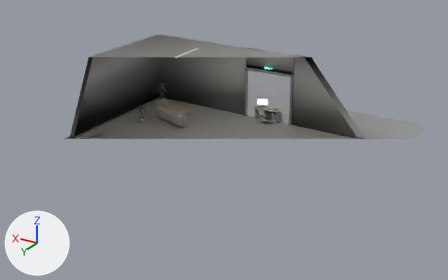
The glTF model public/portal-art/office-lite.glb as it was, and as the next commit left it.
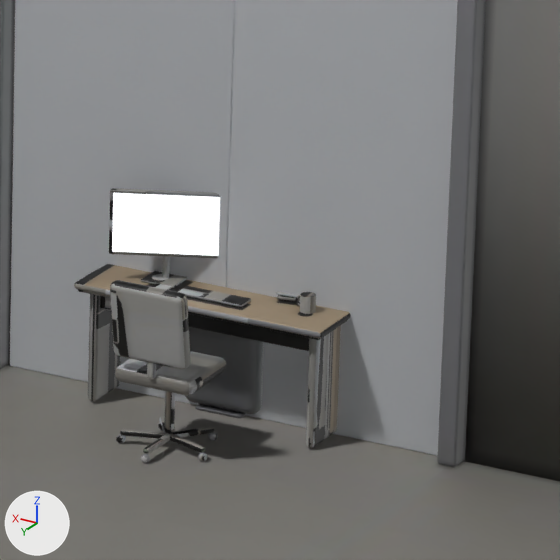
Old and new are each drawn from a camera (50 mm lens) standing at (-15.72, 31.34, 13.67) and looking at (1.81, 2.13, -0.94) and again close up on the part from 55% to 67% of the width and 29% to 48% of the height. Lighting does not change. The marker at lower left points along +X, +Y and +Z. The older version's two pictures come first. Everything nearer to the camera than a plane just in front of the edit is cut away. Where no turn or scale is listed for an object, it has been applied to the vertices. Vertices at exactly the same position are counted once.

The first close-up shows 'desk', 'desk_screen', 'device', 'door_l', 'door_r', 'room'.
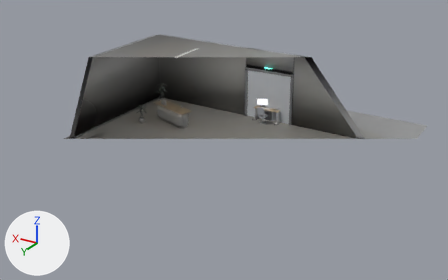
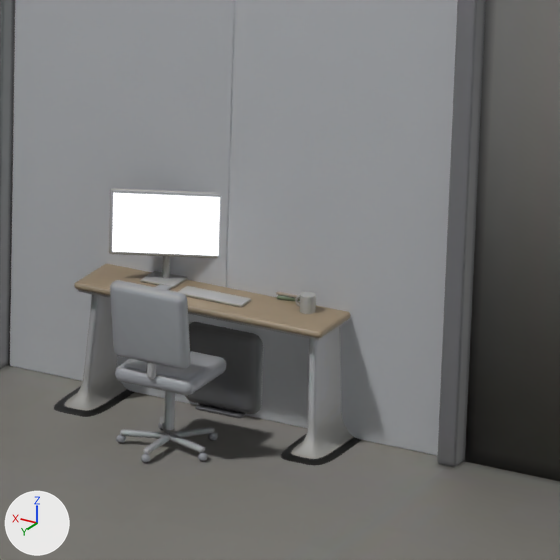
Where the newer file only moved an object's origin or applied its transform, the numbers keep the older frame.

Patch to the scene script:
```diff
--- a/public/portal-art/office-lite.glb.py
+++ b/public/portal-art/office-lite.glb.py
@@ me_cube_109 @@
 # used by ob_desk; location = (0.0, 0.318, 0.665)
-me_cube_109.from_pydata(...)  # 5808 vertices, 11492 faces; spans x -0.8..0.8, y -0.71..0.71, z -0.67..0.67
+me_cube_109.from_pydata(...)  # 6344 vertices, 12568 faces; spans x -0.9..0.9, y -0.83..0.71, z -0.66..0.66
+# me_cube_109 part 1: a new loose piece of 640 vertices spanning x -0.9..-0.58, y -0.83..0.19, z -0.66..0.05, in mat_desk_lm (picture img_lm_desk)
+# me_cube_109 part 2: a new loose piece of 640 vertices spanning x 0.58..0.9, y -0.83..0.19, z -0.66..0.05, in mat_desk_lm (picture img_lm_desk)
+# me_cube_109 part 3: 28 vertices moved within x -0.6..0.17, y -0.33..-0.16, z 0.1..0.66; 779 vertices removed from x -0.74..0.74, y -0.63..-0.01, z -0.66..0.67; 35 vertices added at x -0.61..0.63, y -0.35..-0.03, z 0.1..0.66
+# me_cube_109 part 4: 9320 kept faces spanning x -0.8..0.8, y -0.71..0.71, z -0.66..0.66 get new texture (UV) coordinates
+# other edits to the shape of me_cube_109 do not show in these pictures
 me_cube_109.materials.append(mat_desk_lm)
```

What differs and where, as boxes (x1, y1, x2, y2) in the close-ups (560 x 560 px):
'desk', reshaped (11% wider): before (74, 188, 351, 463); after (54, 188, 361, 466)
part 1 of me_cube_109, added: after (281, 326, 361, 466)
part 2 of me_cube_109, added: after (54, 294, 134, 417)
part 3 of me_cube_109, reshaped: before (88, 188, 341, 448); after (121, 189, 311, 314)
part 4 of me_cube_109, surface changed: (74, 189, 351, 463) in both
